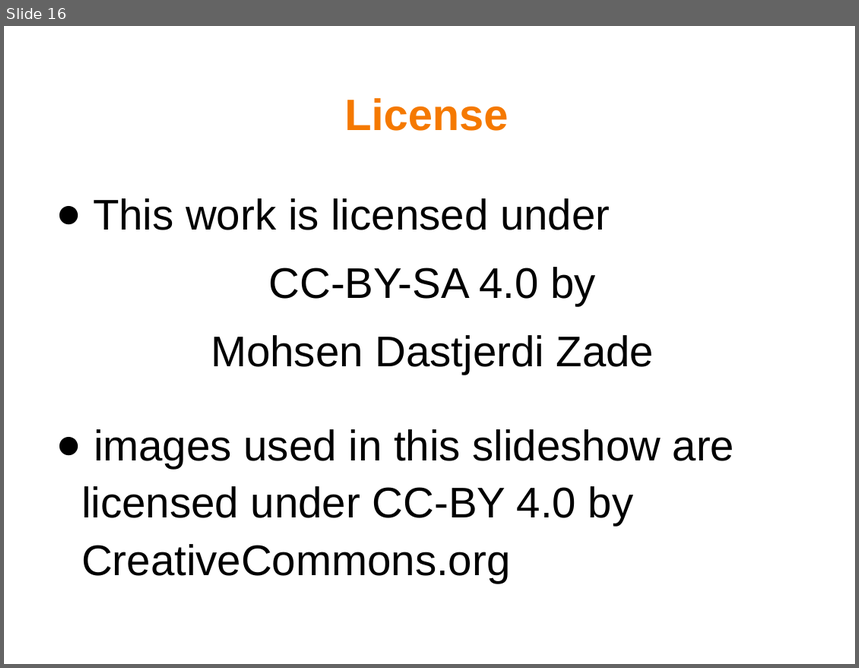
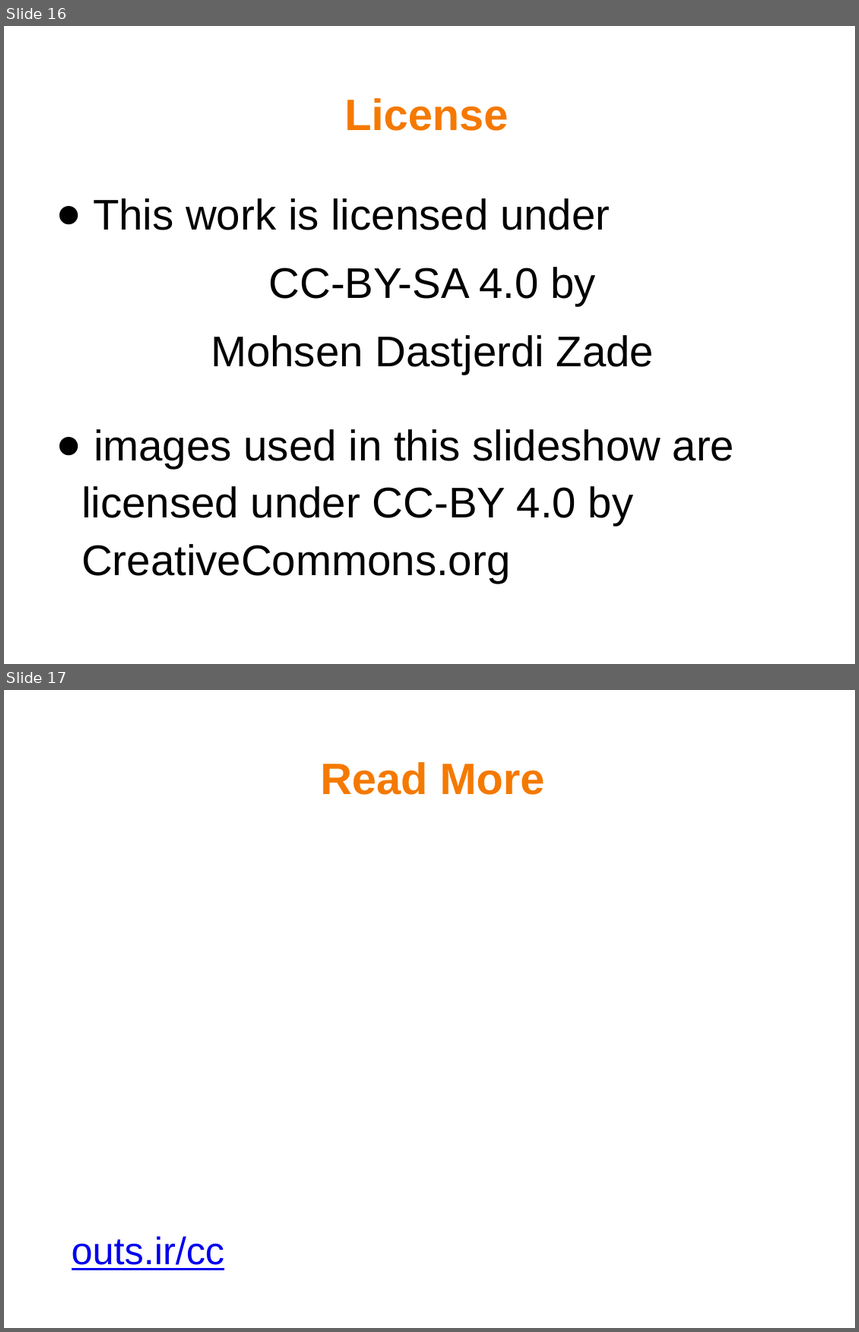
Before and after one commit to mohsend/know-creativecommons, a slide deck: know-cc-slideshow.odp. Shown one above the other, each under a label of ours: slide 16 before the commit, slides 16 and 17 after it. The pictures are 859x668 and 859x1332 pixels, drawn with LibreOffice and Linux fonts; fonts in the diff are those of the drawing; background and template pictures are left out. Boxes give left, top, right and bottom in pixels: in the first picture for what was removed or moved away, otherwise in the second. Text is boxed around its words. In the diff, an @@ line names an element or a change of style, - is before the commit and + after.

```diff
--- a/know-cc-slideshow.odp
+++ b/know-cc-slideshow.odp
@@ slide 17 added at (4, 690, 855, 1328), background picture (left out) @@
@@ title added at (320, 762, 545, 795), 41.3 pt, text #F57900, bold @@
+Read More
@@ text added at (72, 1236, 225, 1271), 36 pt, text #0000EE, underline @@
+outs.ir/cc
```
Also in this commit, not shown: 1 slide changed, 1 other slide added.
